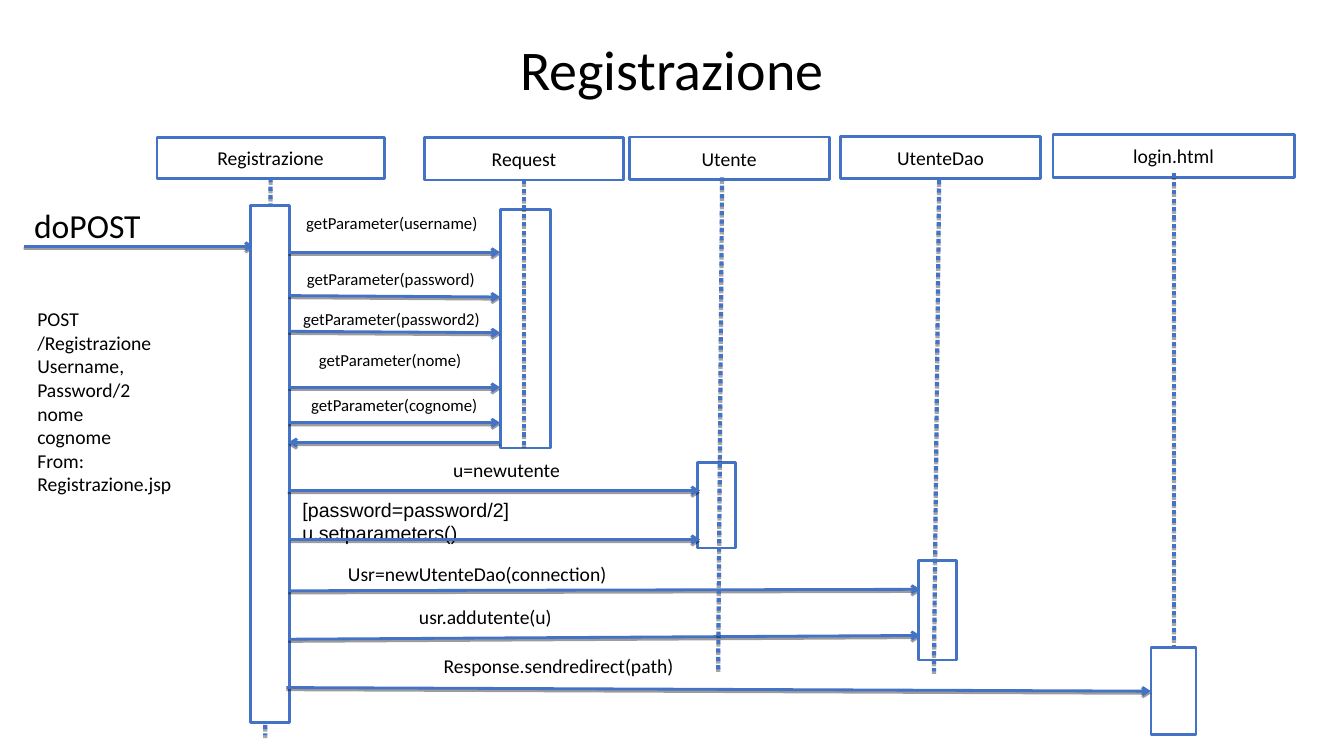
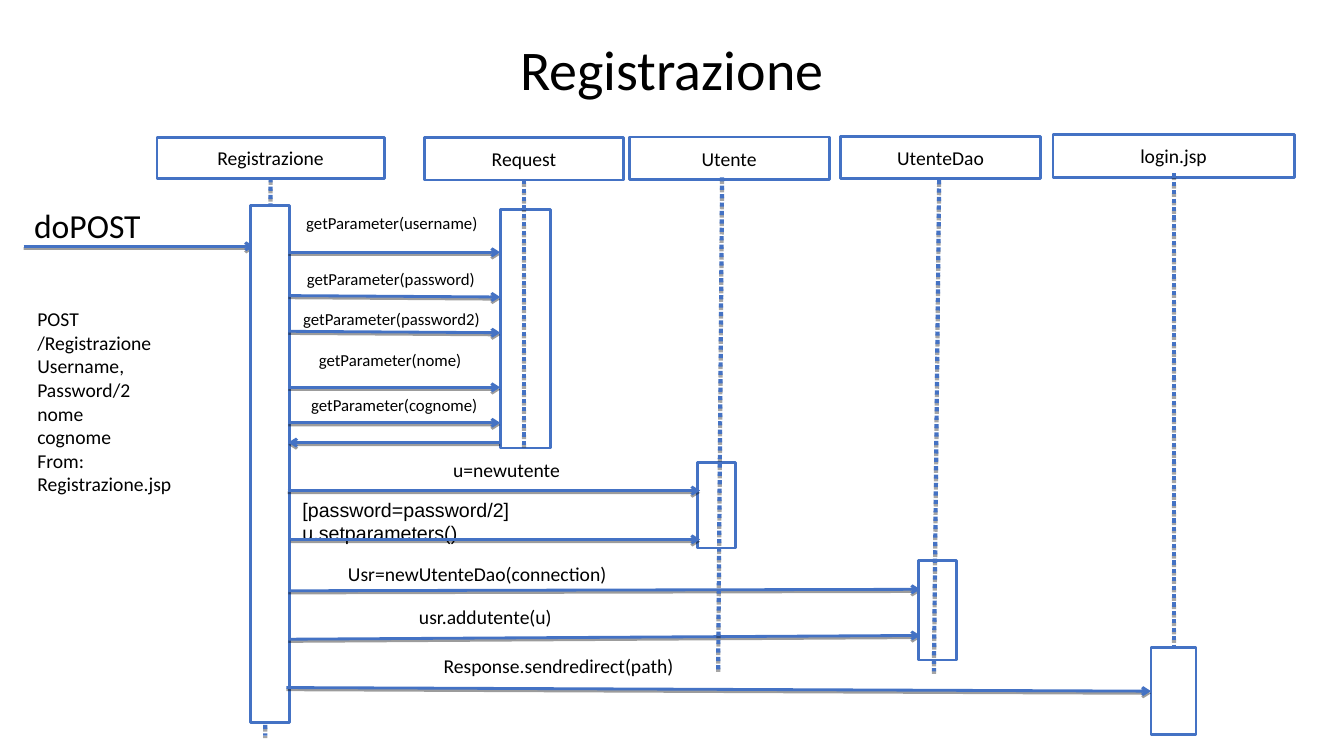
Before and after one commit to lotta98/Progetto5, a slide deck: slide 15 of ProgettoTIW.pptx. Drawn at 1344x756 pixels with LibreOffice and Linux fonts; fonts in the diff are those of the drawing. Boxes give left, top, right and bottom in pixels: in the first picture for what was removed or moved away, otherwise in the second. Text is boxed around its words. In the diff, an @@ line names an element or a change of style, - is before the commit and + after.

```diff
--- a/ProgettoTIW.pptx
+++ b/ProgettoTIW.pptx
@@ text in rectangle at (x1=1140, y1=149, x2=1206, y2=167): text changed @@
-login.html
+login.jsp
```
Also in this commit, not shown: 2 other files.
